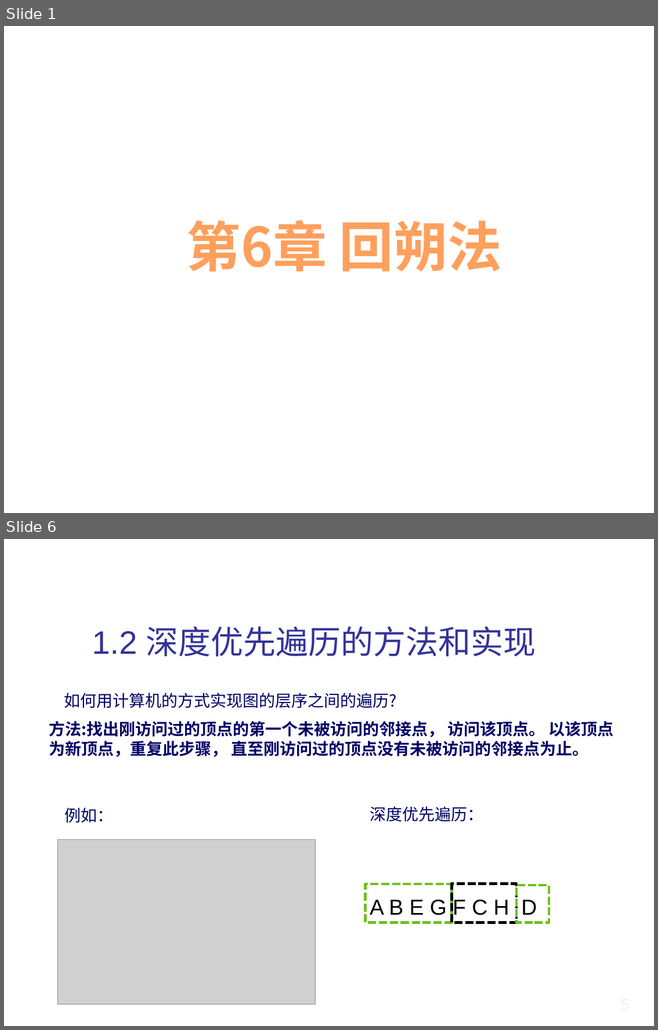
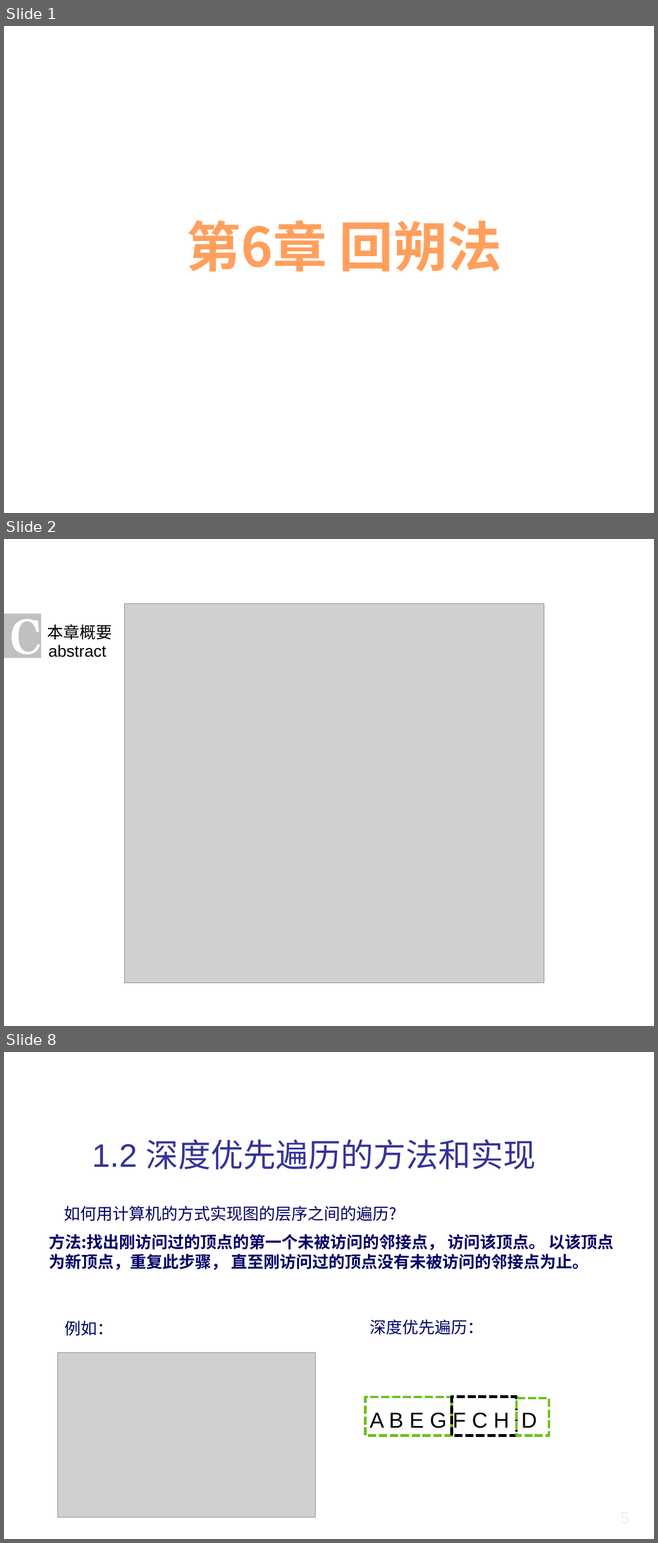
Before and after one commit to liutongling/DP, a slide deck: file/第6章 回朔法.pptx. Shown one above the other, each under a label of ours: slides 1 and 6 before the commit, slides 1, 2 and 8 after it; the slides between them are not shown. The pictures are 658x1030 and 658x1543 pixels, drawn with LibreOffice and Linux fonts; fonts in the diff are those of the drawing; grey boxes stand for pictures; background and template pictures are left out. Boxes give left, top, right and bottom in pixels: in the first picture for what was removed or moved away, otherwise in the second. Text is boxed around its words. In the diff, an @@ line names an element or a change of style, - is before the commit and + after.

```diff
--- a/file/第6章 回朔法.pptx
+++ b/file/第6章 回朔法.pptx
@@ slide 2 added at (4,539,654,1026), background #FFFFFF @@
@@ picture added at (124,603,544,983) @@
@@ rectangle added at (4,614,41,658), fill #C0C0C0 @@
@@ freeform shape added at (12,619,40,654), fill #FFFFFF @@
@@ text added at (48,624,112,640), 18 pt, text #000000 @@
+本章概要
@@ text added at (49,645,107,657), 18 pt, text #000000 @@
+abstract
@@ what was slide 6 is now slide 8 @@
```
Also in this commit, not shown: 4 slides changed, 1 other slide added, 4 other files.
